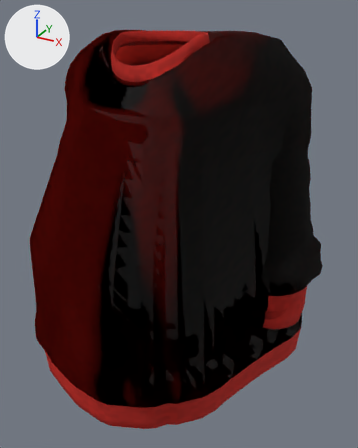
Before and after pictures for a commit that changed the glTF model art/world_assets/sweater/out/barbara_sweater.glb.
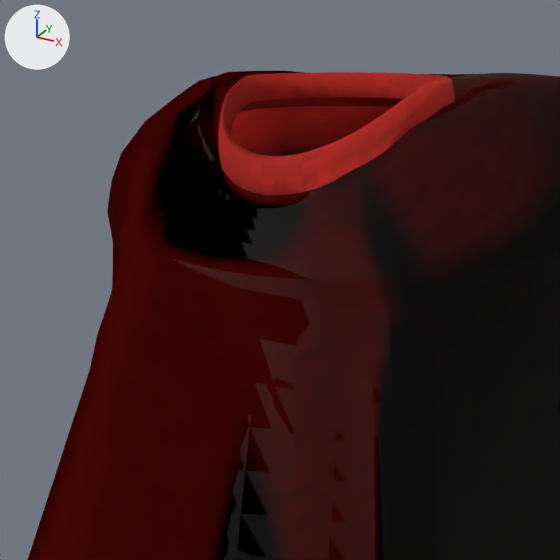
Each version appears first whole from a camera (50 mm lens) standing at (0.41, -0.728, 1.404) and looking at (0.026, -0.029, 1.055), and next in a close-up on the part from 5% to 71% of the width and 0% to 52% of the height. The lights are fixed; the arrows at upper left show +X, +Y and +Z. The first two pictures are the older version. Vertices at exactly the same position are counted once.

Before the edit, the objects in view are built like this:
```python
me_barbara_sweater = bpy.data.meshes.new('barbara_sweater')
me_barbara_sweater.from_pydata(...)  # 4160 vertices, 8064 faces; spans x -0.265..0.265, y -0.268..0.206, z 0.778..1.368
me_barbara_sweater.materials.append(mat_sweater)
ob_sweater = bpy.data.objects.new('Sweater', me_barbara_sweater)
ob_sweater.location = (0.0, 0.0, 0.0)
```
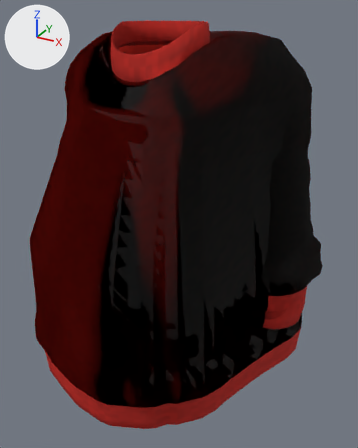
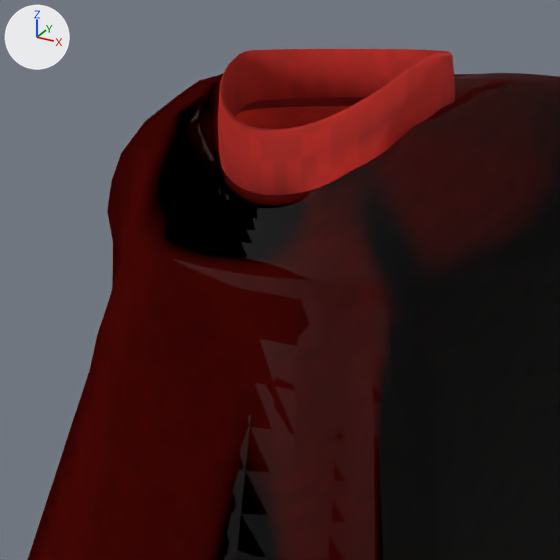
Boxes [x1, y1, x2, y2] around the edits, measured in the close-ups (560 x 560 px; the box of a moved part takes in the faces that stretch with it):
```json
{"object": "Sweater", "change": "reshaped", "before": [28, 71, 560, 560], "after": [28, 49, 560, 560]}
{"part": 1, "of": "me_barbara_sweater", "change": "moved or reshaped", "before": [218, 105, 402, 195], "after": [218, 87, 402, 195]}
{"part": 2, "of": "me_barbara_sweater", "change": "moved or reshaped", "before": [219, 81, 455, 195], "after": [218, 55, 455, 195]}
{"part": 3, "of": "me_barbara_sweater", "change": "moved or reshaped", "before": [221, 72, 452, 160], "after": [219, 49, 452, 133]}
```

The change, as JSON lines over the scene's bpy script:
```json
{"block": "me_barbara_sweater", "where": "# used by ob_sweater; location = (0.0, 0.0, 0.0)"}
{"op": "remove", "block": "me_barbara_sweater", "code": "me_barbara_sweater.from_pydata(...)  # 4160 vertices, 8064 faces; spans x -0.265..0.265, y -0.268..0.206, z 0.778..1.368"}
{"op": "add", "block": "me_barbara_sweater", "code": "me_barbara_sweater.from_pydata(...)  # 4160 vertices, 8064 faces; spans x -0.265..0.265, y -0.268..0.206, z 0.778..1.383"}
{"block": "me_barbara_sweater", "change": "me_barbara_sweater part 1: 13 of the vertices in x -0.072..0.062, y -0.121..-0.041, z 1.316..1.355 are moved by (0.0, 0.0, 0.007)"}
{"block": "me_barbara_sweater", "change": "me_barbara_sweater part 2: 51 of the vertices in x -0.072..0.072, y -0.122..0.038, z 1.316..1.356 are moved by (0.0, 0.0, 0.008)"}
{"block": "me_barbara_sweater", "change": "me_barbara_sweater part 3: 128 of the vertices in x -0.07..0.07, y -0.12..0.036, z 1.326..1.368 are moved by (0.0, 0.0, 0.015)"}
```
